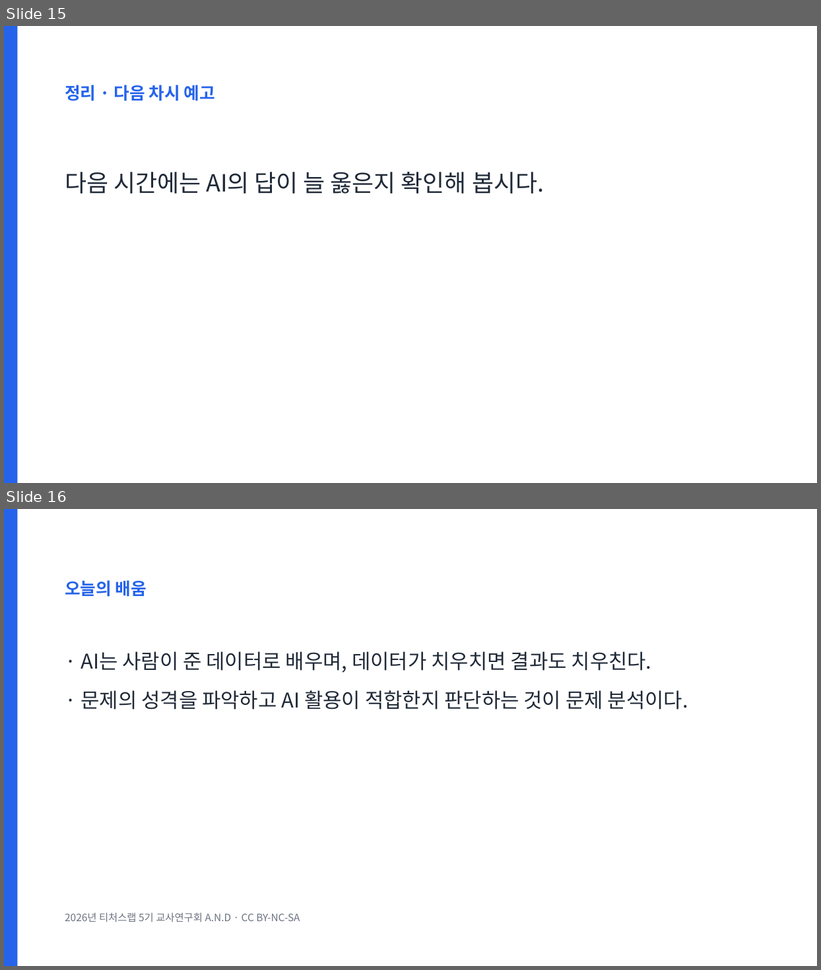
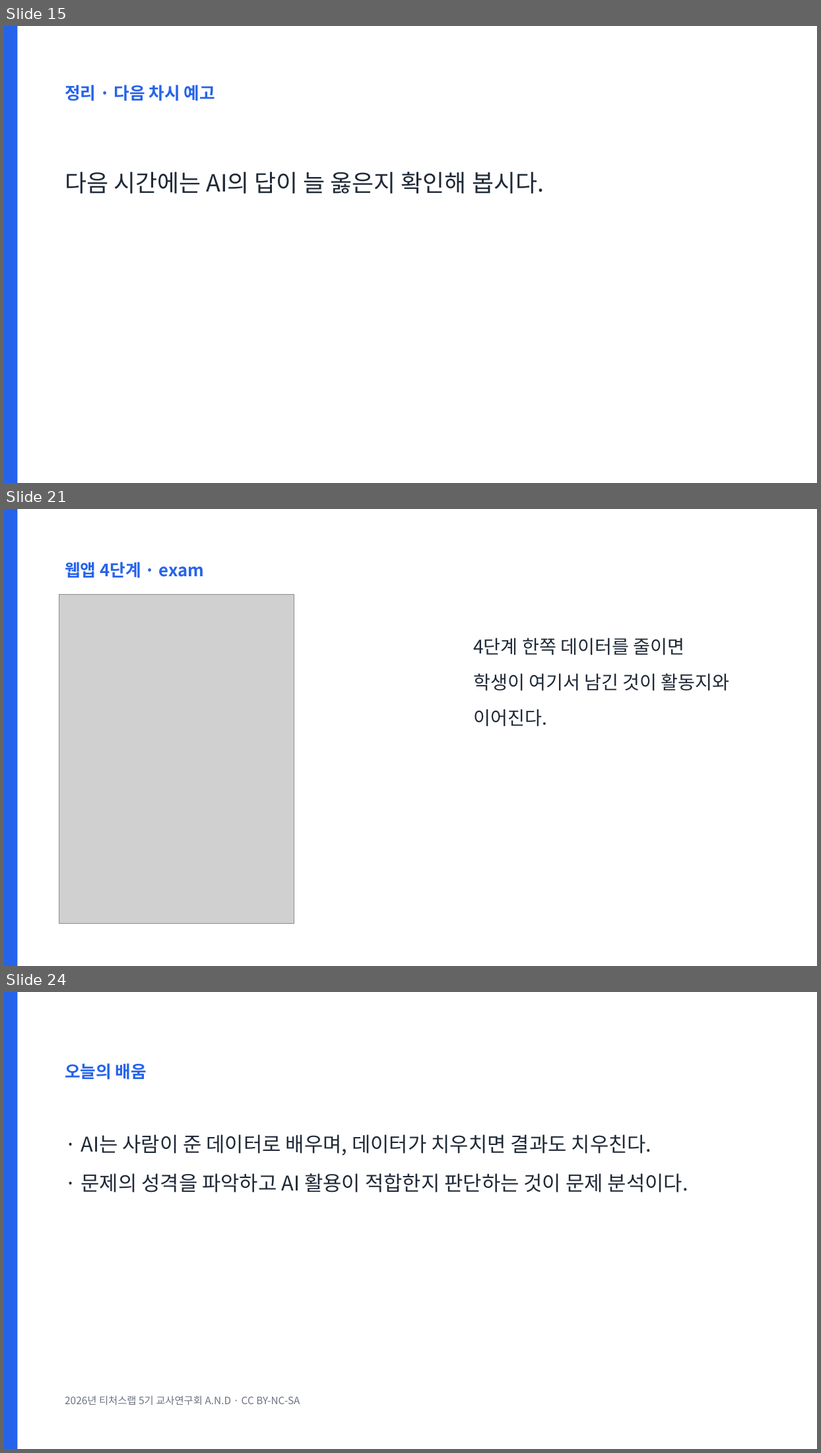
Before and after one commit to legoschool/wise-ai, a slide deck: files/WISE_L01_수업.pptx. Shown one above the other, each under a label of ours: slides 15 and 16 before the commit, slides 15, 21 and 24 after it; the slides between them are not shown. The pictures are 821x970 and 821x1453 pixels, drawn with LibreOffice and Linux fonts; fonts in the diff are those of the drawing; grey boxes stand for pictures. Boxes give left, top, right and bottom in pixels: in the first picture for what was removed or moved away, otherwise in the second. Text is boxed around its words. In the diff, an @@ line names an element or a change of style, - is before the commit and + after.

```diff
--- a/files/WISE_L01_수업.pptx
+++ b/files/WISE_L01_수업.pptx
@@ slide 21 added at [4,509,817,966], background #FFFFFF @@
@@ rectangle added at [4,509,17,966], fill #2563EB @@
@@ text added at [65,562,205,578], 20 pt, text #2563EB, bold @@
+웹앱 4단계 · exam
@@ picture added at [59,594,294,923] @@
@@ text added at [473,638,730,727], 22 pt, text #1F2937 @@
+4단계 한쪽 데이터를 줄이면
+학생이 여기서 남긴 것이 활동지와 이어진다.
@@ what was slide 16 is now slide 24 @@
```
Also in this commit, not shown: 7 other slides added, 35 other files.
